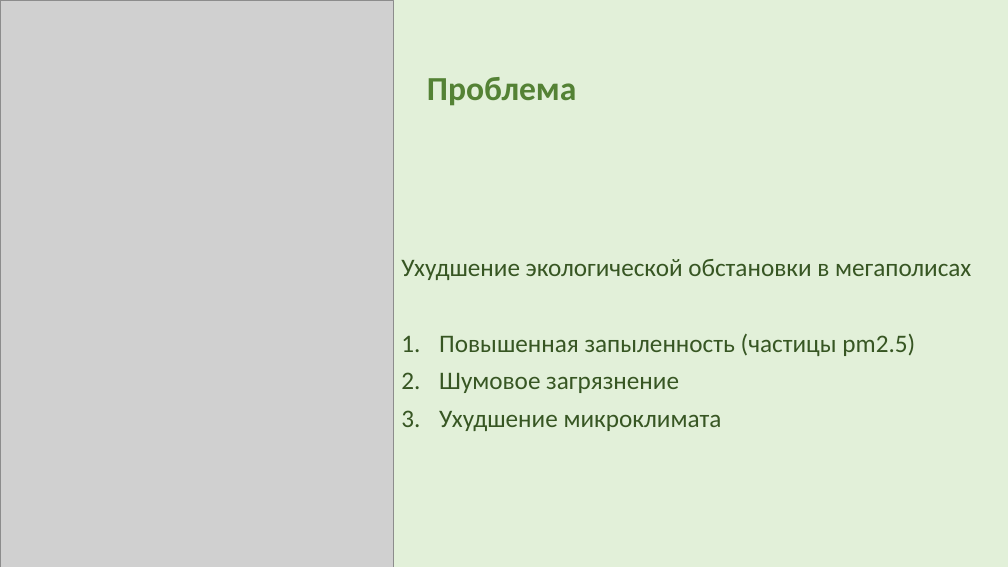
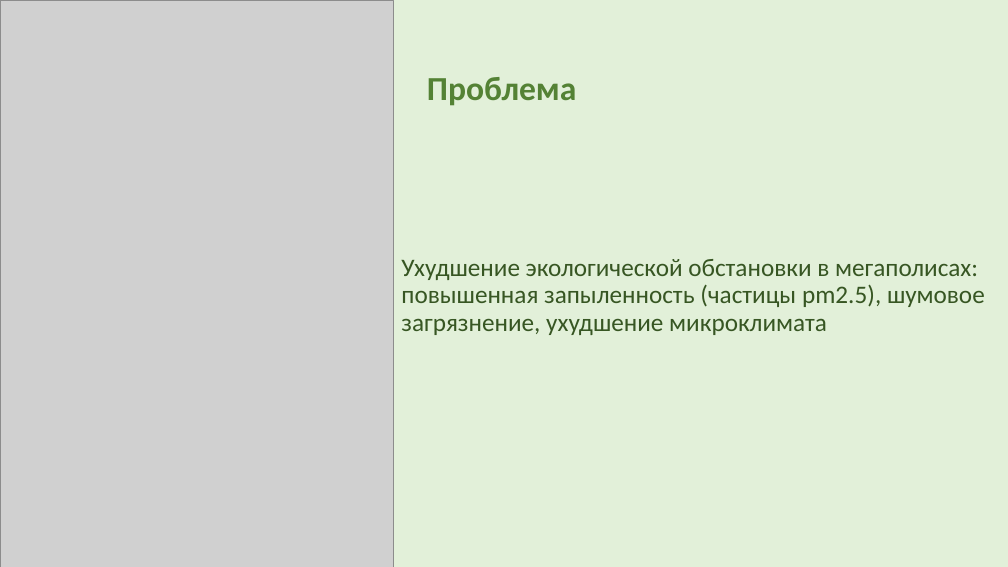
Before and after one commit to AkulinaDN/RoofPark, a slide deck: slide 4 of 10б Неумойчева презентация.pptm. Drawn at 1008x567 pixels with LibreOffice and Linux fonts; fonts in the diff are those of the drawing; grey boxes stand for pictures. Boxes give left, top, right and bottom in pixels: in the first picture for what was removed or moved away, otherwise in the second. Text is boxed around its words. In the diff, an @@ line names an element or a change of style, - is before the commit and + after.

```diff
--- a/10б Неумойчева презентация.pptm
+++ b/10б Неумойчева презентация.pptm
@@ text at [401,259,985,335]: text changed @@
-Ухудшение экологической обстановки в мегаполисах
-1. Повышенная запыленность (частицы pm2.5)
-2. Шумовое загрязнение
-3. Ухудшение микроклимата
+Ухудшение экологической обстановки в мегаполисах: повышенная запыленность (частицы pm2.5), шумовое загрязнение, ухудшение микроклимата
```
Also in this commit, not shown: 4 other slides changed, 1 slide added, 2 other files.
